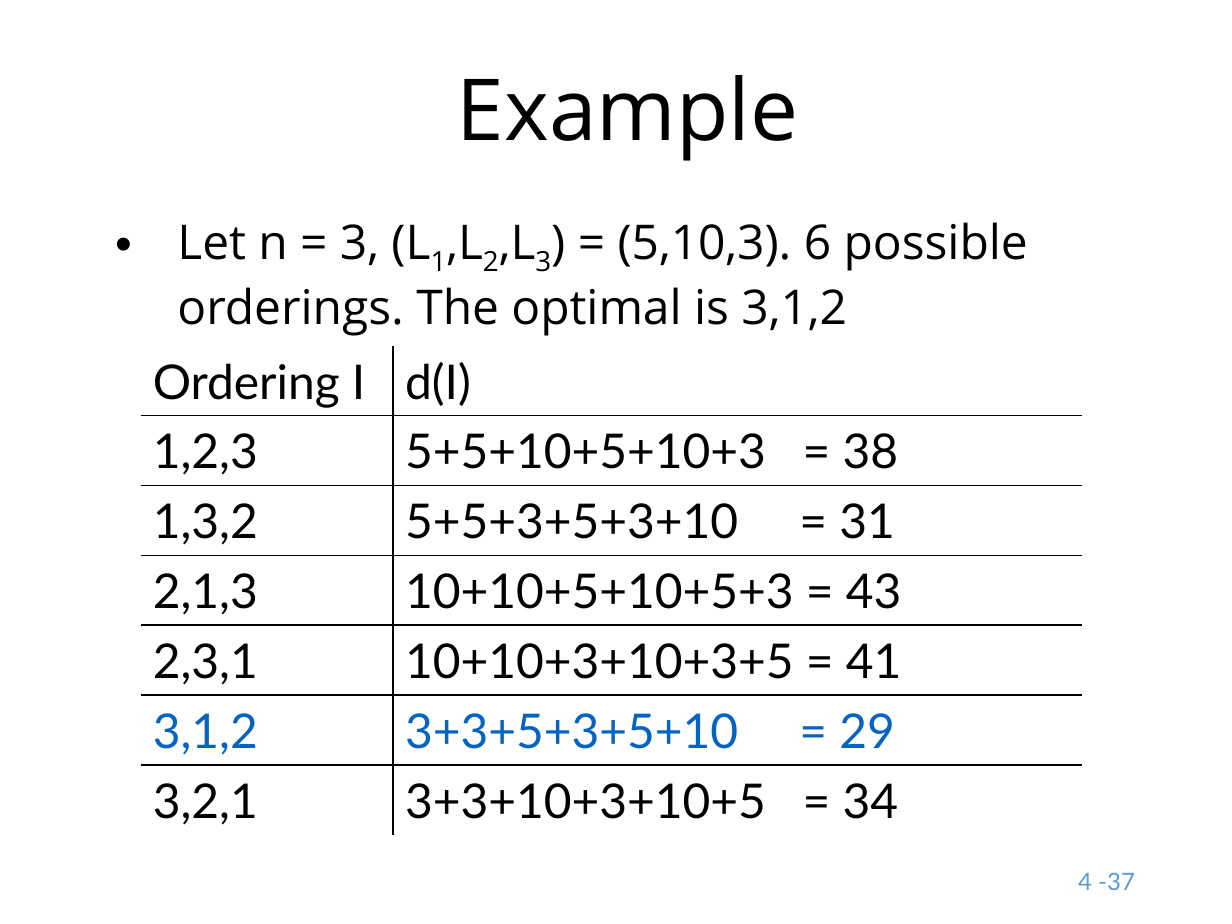
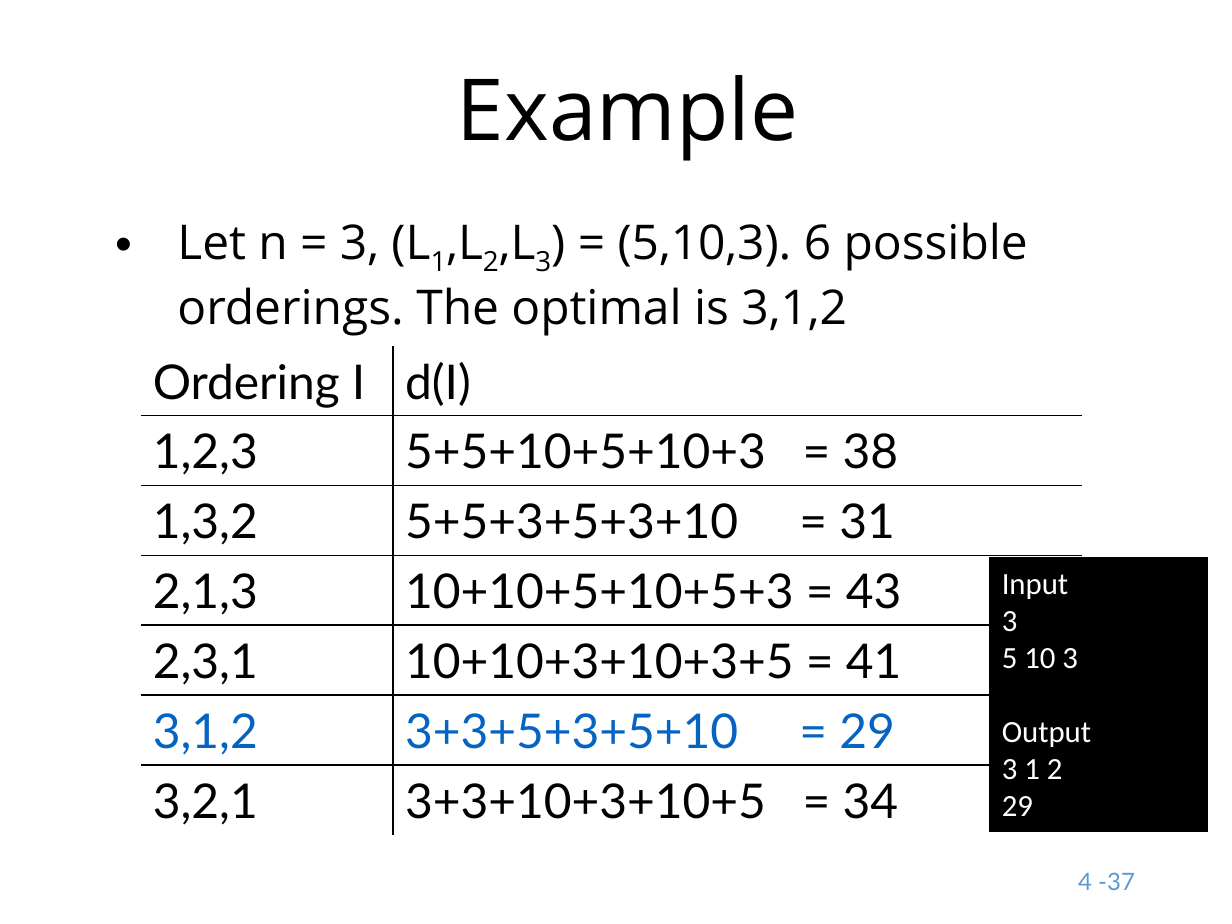
Before and after one commit to munif/paa-2, a slide deck: slide 37 of 161702/presentation/10 - Greedy Algorithm 2/10. Greedy Algorithm (2).pptx. Drawn at 1232x924 pixels with LibreOffice and Linux fonts; fonts in the diff are those of the drawing. Boxes give left, top, right and bottom in pixels: in the first picture for what was removed or moved away, otherwise in the second. Text is boxed around its words. In the diff, an @@ line names an element or a change of style, - is before the commit and + after.

```diff
--- a/161702/presentation/10 - Greedy Algorithm 2/10. Greedy Algorithm (2).pptx
+++ b/161702/presentation/10 - Greedy Algorithm 2/10. Greedy Algorithm (2).pptx
@@ rectangle added at (989, 558, 1206, 832), fill #000000, outline #000000 1 pt, 18 pt, text #FFFFFF @@
+Input
+3
+5 10 3
+Output
+3 1 2
+29
```
Also in this commit, not shown: 1 other slide changed, 4 slides added, 3 other files.
